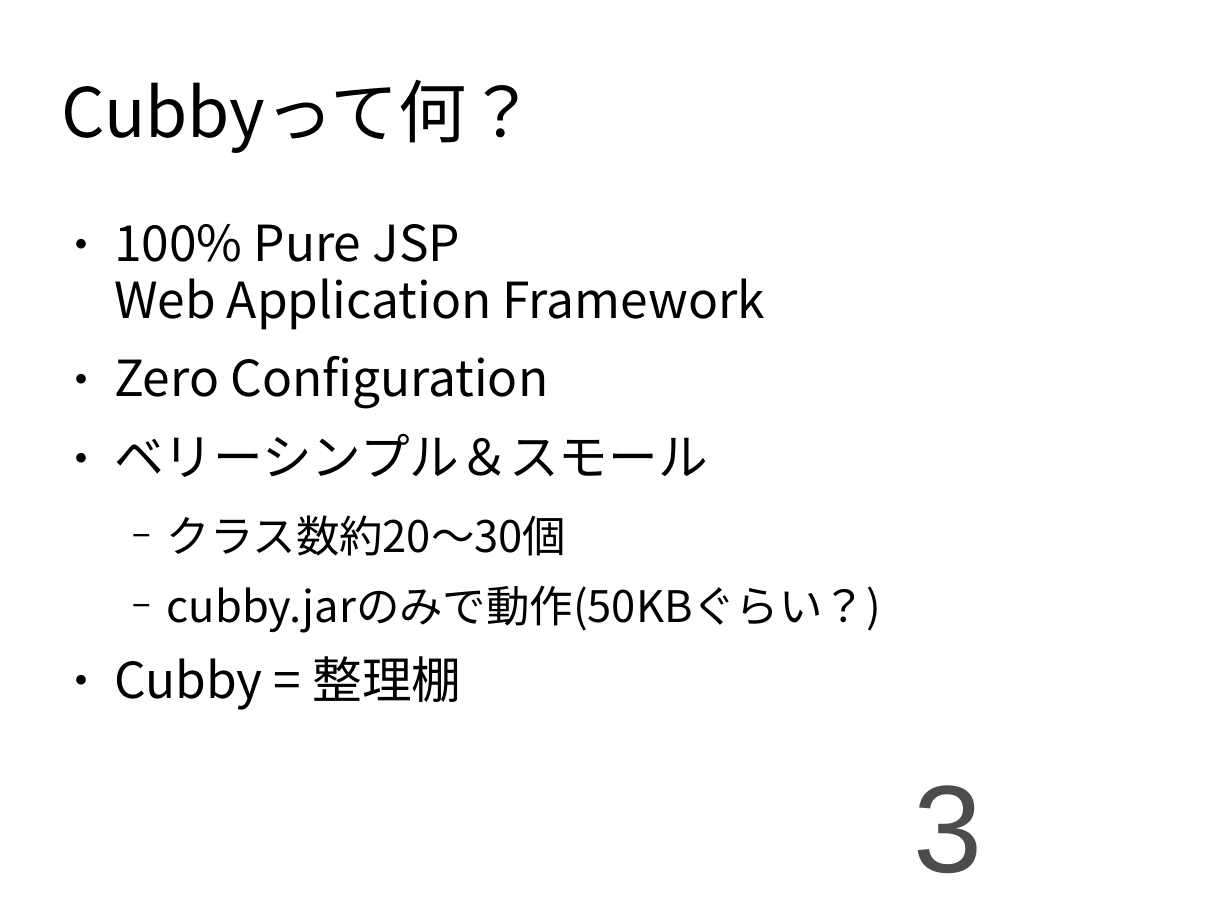
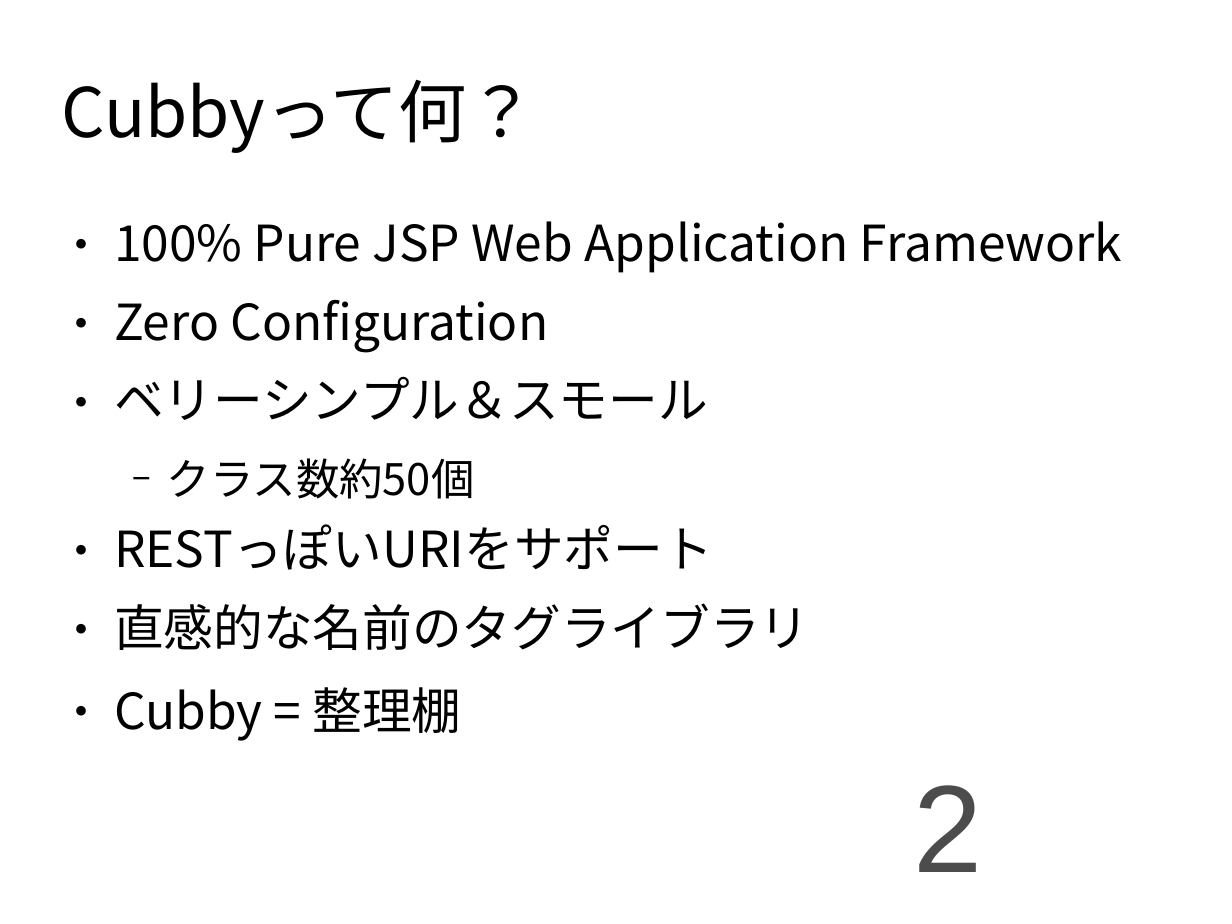
Before and after one commit to seasarorg/cubby, a slide deck: slide 2 of cubby/src/site/resources/presentation/cubby.odp (slide 3 before the commit). Drawn at 1232x924 pixels with LibreOffice and Linux fonts; fonts in the diff are those of the drawing. Boxes give left, top, right and bottom in pixels: in the first picture for what was removed or moved away, otherwise in the second. Text is boxed around its words. In the diff, an @@ line names an element or a change of style, - is before the commit and + after.

```diff
--- a/cubby/src/site/resources/presentation/cubby.odp
+++ b/cubby/src/site/resources/presentation/cubby.odp
@@ text at [114,458,810,650]: text changed; size 28 to 32 pt @@
-  − クラス数約20〜30個
-  − cubby.jarのみで動作(50KBぐらい？)
+  − クラス数約50個
+● RESTっぽいURIをサポート
+● 直感的な名前のタグライブラリ
@@ page number at [913,785,982,872]: text changed @@
-3
+2
```
Also in this commit, not shown: 3 other slides changed, 1 slide removed.
